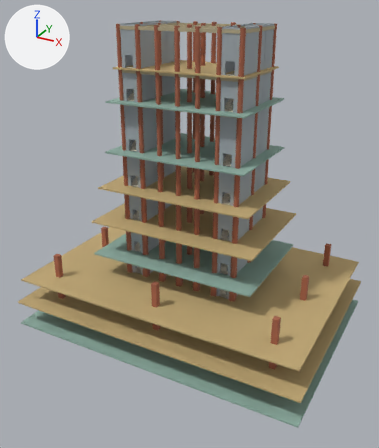
An edit to the glTF model preview/assets/guanque-interior.glb, drawn before and after from the same camera.
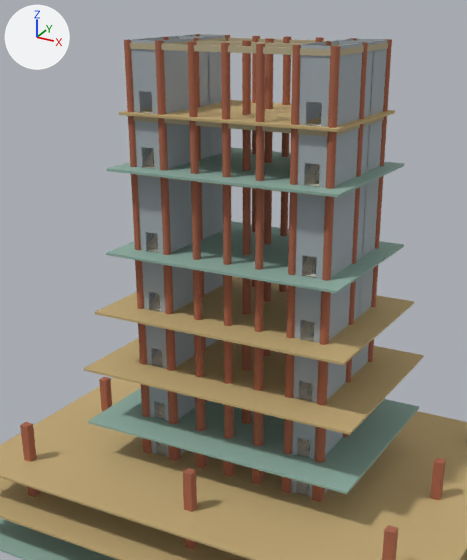
Each version appears first whole from a 50 mm camera at (47.1, -88.3, 66.0) aimed at (0.4, -3.4, 23.6), and next in a close-up on the part from 11% to 85% of the width and 0% to 75% of the height. Lighting does not change. The marker at upper left points along +X, +Y and +Z. The last two pictures show the newer version. Where no turn or scale is listed for an object, it has been applied to the vertices. Vertices at exactly the same position are counted once.

Names of what the first close-up shows: '台基三层 / 楼板 · 推定标高', '台基二层 / 楼板 · 推定标高', '楼身一层 / 楼板 · 有标高依据', '楼身三层 / 内柱 · 布点示意', '楼身三层 / 剪力墙 · 位置尺寸示意', '楼身三层 / 楼板 · 推定标高', '楼身二层 / 内柱 · 布点示意', '楼身二层 / 楼板 · 推定标高', '楼身五层 / 内柱 · 布点示意', '楼身五层 / 剪力墙 · 位置尺寸示意', '楼身六层 / 内柱 · 布点示意', '楼身六层 / 剪力墙 · 位置尺寸示意', '楼身四层 / 内柱 · 布点示意', '楼身四层 / 剪力墙 · 位置尺寸示意', '楼身四层 / 楼板 · 有标高依据' and 20 more.
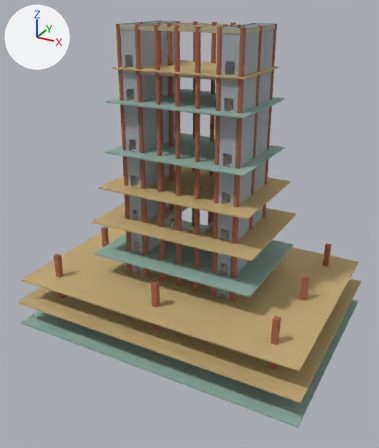
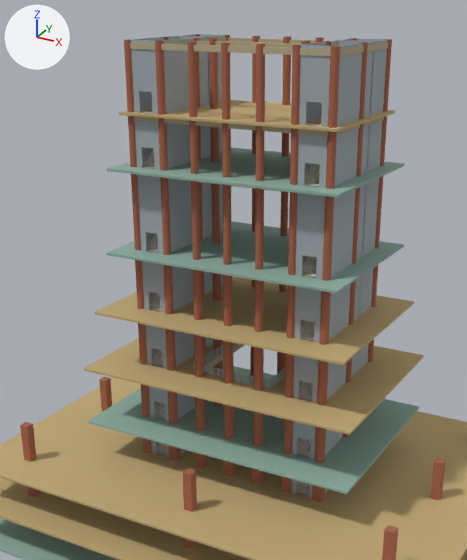
Boxes [x1, y1, x2, y2] around the edits, measured in the close-ups (467 x 560 px; the box of a moved part takes in the faces that stretch with it):
'楼身二层 / 大厅回廊栏杆 · 实景参考与尺寸推定', added
    after: [193, 343, 285, 389]
part 1 of me_楼身二层___内柱___布点示意, moved or reshaped
    before: [242, 345, 251, 371]
    after: [213, 339, 222, 355]
part 2 of me_楼身二层___内柱___布点示意, moved or reshaped (not visible afterwards)
    before: [264, 349, 271, 356]
part 3 of me_楼身二层___楼板___推定标高, added (brown)
    after: [110, 338, 410, 416]
part 4 of me_楼身三层___内柱___布点示意, moved or reshaped
    before: [242, 278, 251, 314]
    after: [213, 273, 221, 301]
part 5 of me_楼身三层___内柱___布点示意, moved or reshaped (not visible afterwards)
    before: [264, 281, 271, 302]
part 6 of me_楼身四层___内柱___布点示意, moved or reshaped
    before: [243, 187, 251, 255]
    after: [212, 184, 220, 243]
part 7 of me_楼身四层___内柱___布点示意, moved or reshaped (not visible afterwards)
    before: [264, 190, 272, 244]
part 8 of me_楼身五层___内柱___布点示意, moved or reshaped
    before: [242, 129, 251, 170]
    after: [211, 127, 219, 162]
part 9 of me_楼身五层___内柱___布点示意, moved or reshaped (not visible afterwards)
    before: [264, 131, 273, 163]
part 10 of me_楼身六层___内柱___布点示意, moved or reshaped
    before: [242, 40, 251, 115]
    after: [209, 38, 218, 109]
part 11 of me_楼身六层___内柱___布点示意, moved or reshaped
    before: [265, 38, 274, 109]
    after: [301, 41, 310, 44]

The edits, one by one:
Material '大厅回廊栏杆 · 实景参考与尺寸推定' (mat_大厅回廊栏杆___实景参考与尺寸推定) is new.
Its base color is (0.366, 0.462, 0.44) (grey #a3b5b1).
Its roughness is 0.82.
me_楼身二层___内柱___布点示意 has 680 vertices, 1280 faces and spans x -12.6..12.6, y -7.6..7.6, z 23.7..30.6.
me_楼身二层___内柱___布点示意 is used by ob_楼身二层___内柱___布点示意; location (0.0, 0.0, 0.0).
me_楼身二层___内柱___布点示意 part 1: the loose piece of 34 vertices spanning x -0.6..0.6, y -3.2..-2.0, z 23.7..30.6 is moved by (-5.6, 2.6, 0.0).
me_楼身二层___内柱___布点示意 part 2: the loose piece of 34 vertices spanning x -0.6..0.6, y 2.0..3.2, z 23.7..30.6 is moved by (5.6, -2.6, 0.0).
me_楼身二层___楼板___推定标高 is used by ob_楼身二层___楼板___推定标高; location (0.0, 0.0, 0.0).
me_楼身二层___楼板___推定标高 had 72 vertices, 156 faces and spanned x -17.5..17.5, y -12.0..12.0, z 23.4..23.7.
me_楼身二层___楼板___推定标高 now has 128 vertices, 272 faces and spans x -17.5..17.5, y -12.0..12.0, z 23.4..23.7.
me_楼身二层___楼板___推定标高 part 3: 56 vertices added at x -17.5..17.5, y -12.0..12.0, z 23.4..23.7.
me_楼身三层___内柱___布点示意 has 680 vertices, 1280 faces and spans x -12.5..12.5, y -7.5..7.5, z 30.9..37.8.
me_楼身三层___内柱___布点示意 is used by ob_楼身三层___内柱___布点示意; location (0.0, 0.0, 0.0).
me_楼身三层___内柱___布点示意 part 4: the loose piece of 34 vertices spanning x -0.5..0.5, y -3.1..-2.1, z 30.9..37.8 is moved by (-5.6, 2.6, 0.0).
me_楼身三层___内柱___布点示意 part 5: the loose piece of 34 vertices spanning x -0.5..0.5, y 2.1..3.1, z 30.9..37.8 is moved by (5.6, -2.6, 0.0).
me_楼身四层___内柱___布点示意 has 680 vertices, 1280 faces and spans x -12.4..12.4, y -7.4..7.4, z 38.1..47.5.
me_楼身四层___内柱___布点示意 is used by ob_楼身四层___内柱___布点示意; location (0.0, 0.0, 0.0).
me_楼身四层___内柱___布点示意 part 6: the loose piece of 34 vertices spanning x -0.4..0.4, y -3.0..-2.2, z 38.1..47.5 is moved by (-5.6, 2.6, 0.0).
me_楼身四层___内柱___布点示意 part 7: the loose piece of 34 vertices spanning x -0.4..0.4, y 2.2..3.0, z 38.1..47.5 is moved by (5.6, -2.6, 0.0).
me_楼身五层___内柱___布点示意 has 680 vertices, 1280 faces and spans x -12.4..12.4, y -7.4..7.4, z 47.7..53.4.
me_楼身五层___内柱___布点示意 is used by ob_楼身五层___内柱___布点示意; location (0.0, 0.0, 0.0).
me_楼身五层___内柱___布点示意 part 8: the loose piece of 34 vertices spanning x -0.4..0.4, y -3.0..-2.2, z 47.7..53.4 is moved by (-5.6, 2.6, 0.0).
me_楼身五层___内柱___布点示意 part 9: the loose piece of 34 vertices spanning x -0.4..0.4, y 2.2..3.0, z 47.7..53.4 is moved by (5.6, -2.6, 0.0).
me_楼身六层___内柱___布点示意 has 680 vertices, 1280 faces and spans x -12.4..12.4, y -7.4..7.4, z 53.7..61.1.
me_楼身六层___内柱___布点示意 is used by ob_楼身六层___内柱___布点示意; location (0.0, 0.0, 0.0).
me_楼身六层___内柱___布点示意 part 10: the loose piece of 34 vertices spanning x -0.4..0.4, y -3.0..-2.2, z 53.7..61.1 is moved by (-5.6, 2.6, 0.0).
me_楼身六层___内柱___布点示意 part 11: the loose piece of 34 vertices spanning x -0.4..0.4, y 2.2..3.0, z 53.7..61.1 is moved by (5.6, -2.6, 0.0).
Mesh me_楼身二层___大厅回廊栏杆___实景参考与尺寸推定 is new.
It has 1408 vertices, 2112 faces and spans x -5.16..5.16, y -6.47..6.47, z 23.71..24.8.
It uses material mat_大厅回廊栏杆___实景参考与尺寸推定 (grey #a3b5b1).
Object '楼身二层 / 大厅回廊栏杆 · 实景参考与尺寸推定' (ob_楼身二层___大厅回廊栏杆___实景参考与尺寸推定) is new; it shows me_楼身二层___大厅回廊栏杆___实景参考与尺寸推定.
Its location is (0.0, 0.0, 0.0).
